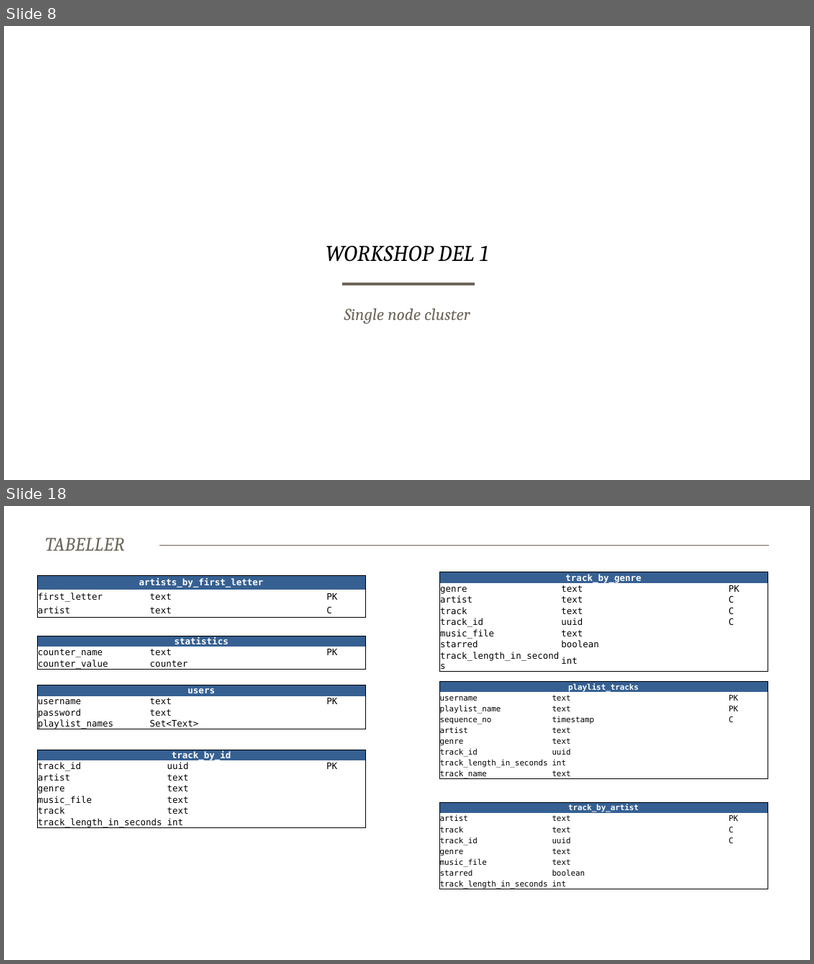
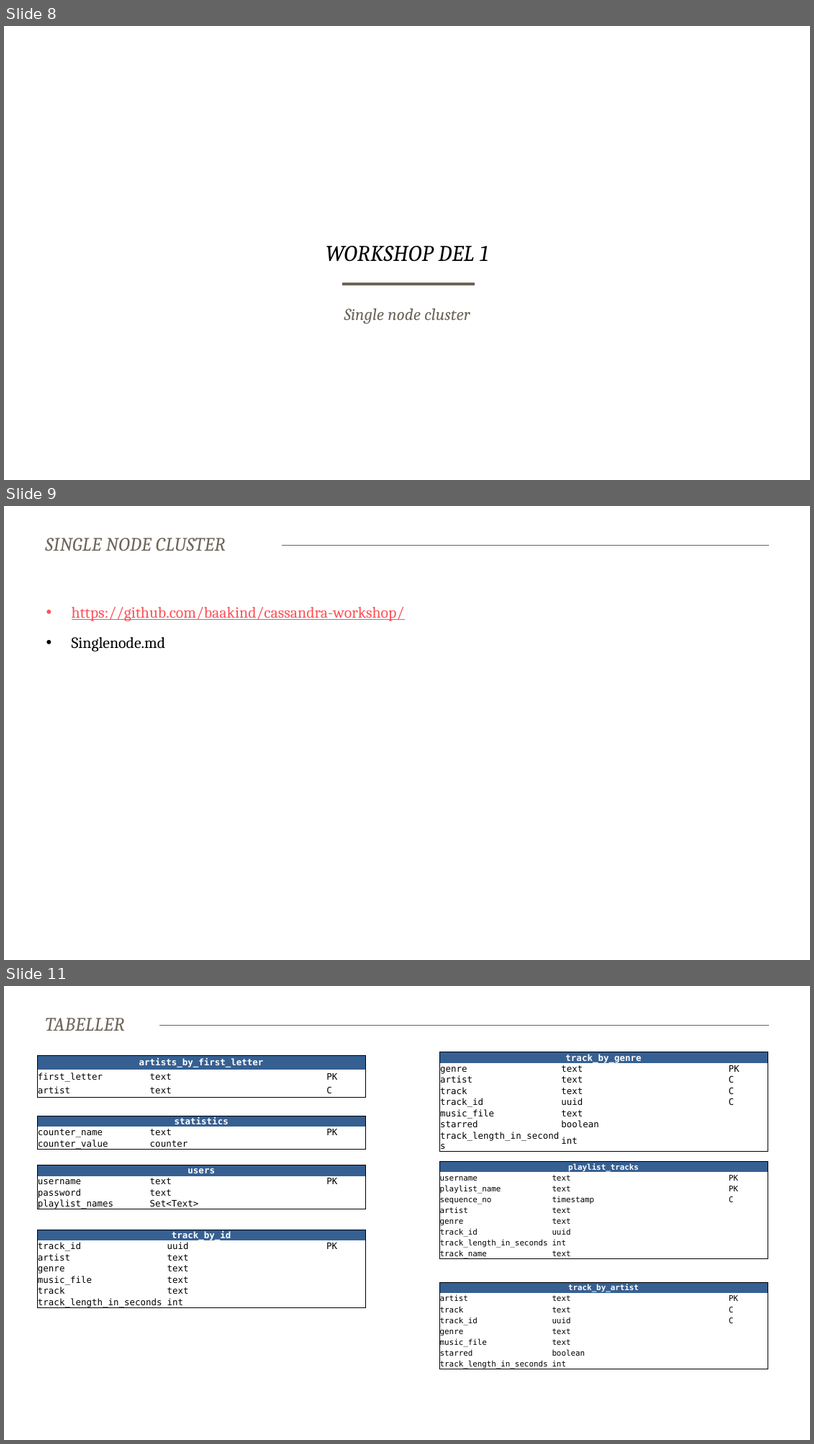
Before and after one commit to baakind/cassandra-workshop, a slide deck: intro.pptx. Shown one above the other, each under a label of ours: slides 8 and 18 before the commit, slides 8, 9 and 11 after it; the slides between them are not shown. The pictures are 814x964 and 814x1444 pixels, drawn with LibreOffice and Linux fonts; fonts in the diff are those of the drawing; background and template pictures are left out. Boxes give left, top, right and bottom in pixels: in the first picture for what was removed or moved away, otherwise in the second. Text is boxed around its words. In the diff, an @@ line names an element or a change of style, - is before the commit and + after.

```diff
--- a/intro.pptx
+++ b/intro.pptx
@@ slide 9 added at <box>4,506,810,960</box>, background #FFFFFF; not listed: 1 template element that a slide beside it also shows @@
@@ title added at <box>45,538,225,551</box>, 17 pt, text #6C6559, italic @@
+SINGLE NODE CLUSTER
@@ text added at <box>72,607,405,651</box>, 14 pt, text #FD5158, underline @@
+• https://github.com/baakind/cassandra-workshop/
+• Singlenode.md
@@ what was slide 18 is now slide 11 @@
```
Also in this commit, not shown: 1 slide changed, 8 slides removed, 1 other file.
